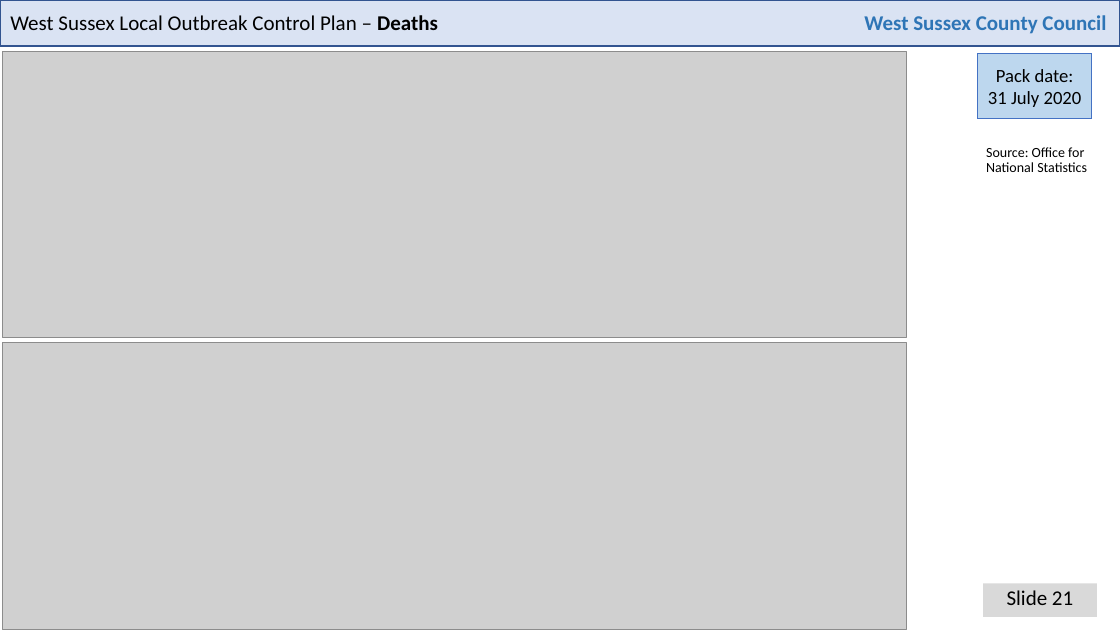
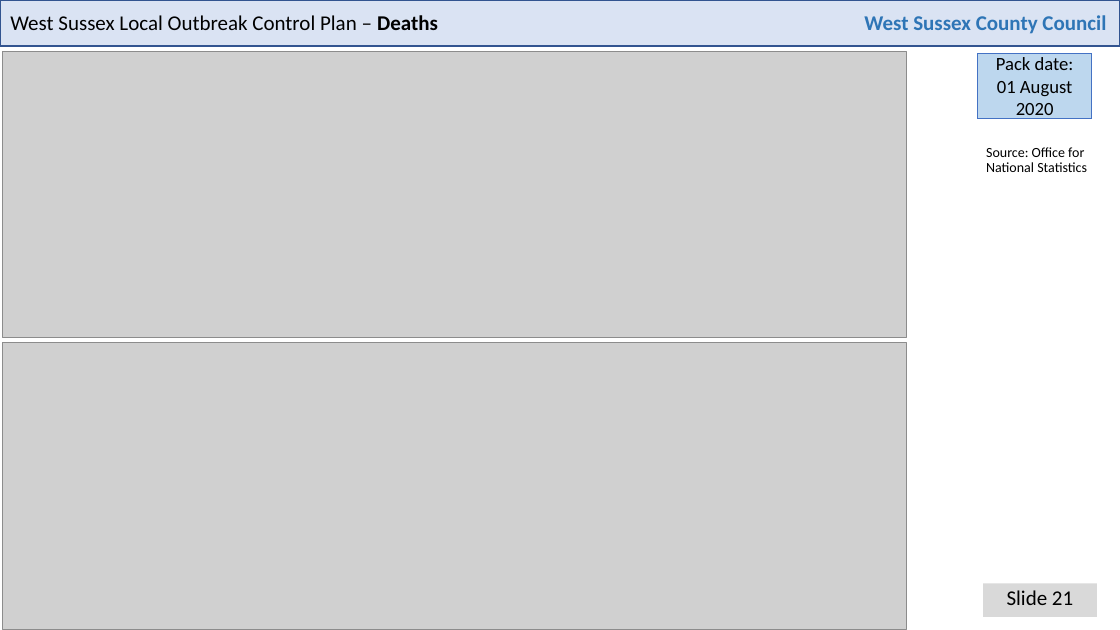
Before and after one commit to psychty/wsx_covid_datapack_public, a slide deck: slide 21 of Latest_West_Sussex_C19_slide_deck.pptx. Drawn at 1120x630 pixels with LibreOffice and Linux fonts; fonts in the diff are those of the drawing; grey boxes stand for pictures. Boxes give left, top, right and bottom in pixels: in the first picture for what was removed or moved away, otherwise in the second. Text is boxed around its words. In the diff, an @@ line names an element or a change of style, - is before the commit and + after.

```diff
--- a/Latest_West_Sussex_C19_slide_deck.pptx
+++ b/Latest_West_Sussex_C19_slide_deck.pptx
@@ text in rectangle at (996, 57, 1074, 121): text changed @@
-Pack date: 31 July 2020
+Pack date: 01 August 2020
```
Also in this commit, not shown: 20 other slides changed, 31 other files.
